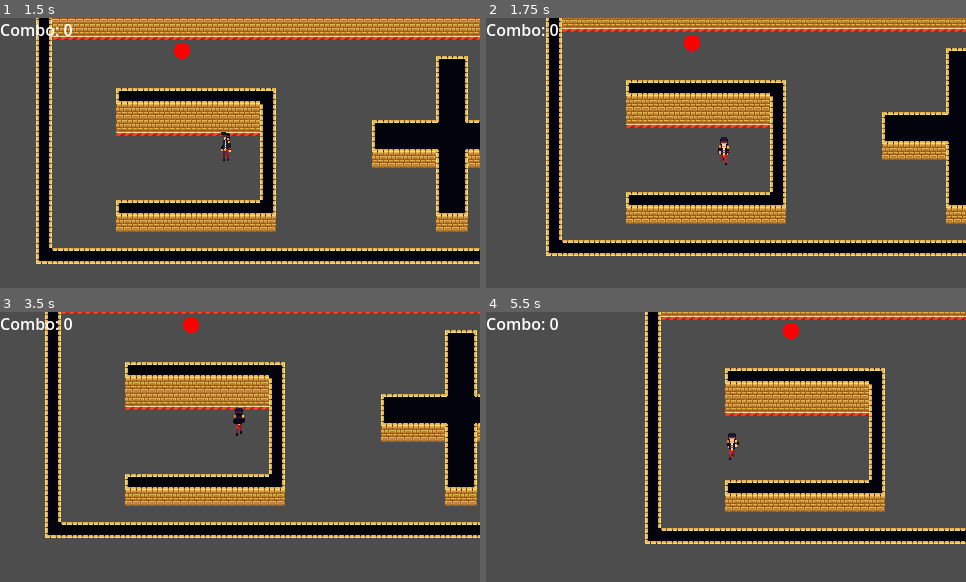
Above: before the commit, frames 1-4 (two rows, left to right).
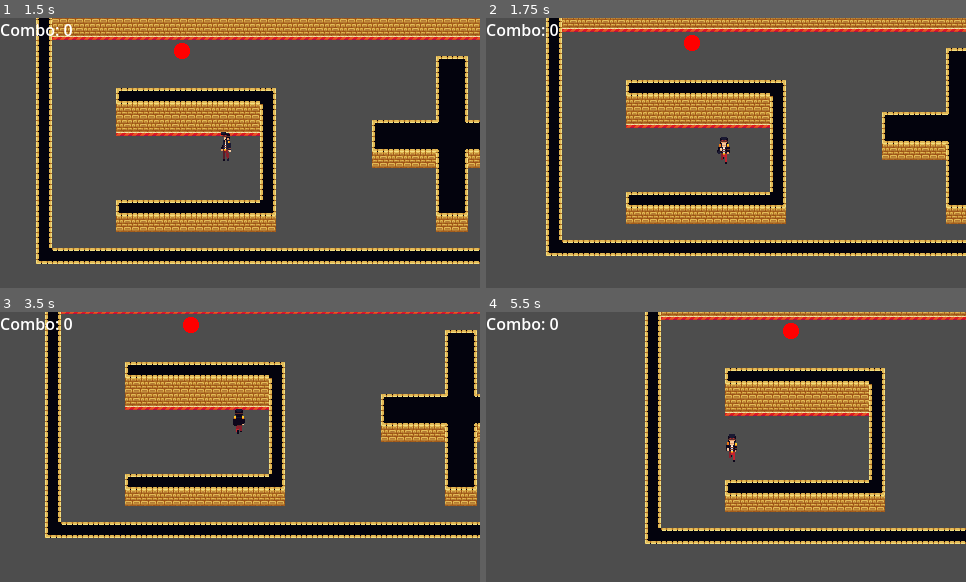
Above: after the commit, the same moments.

Repository: Kapcpa/gmtk-gamejam-2026
Game: Godot game, scene res://scenes/level0.tscn
Same seed, same stepped clock (60 frames per second), same inputs: the game is played once before the commit and once after it.
Inputs (mouse positions are in pixels of both pictures, inside the frame that each line leads up to):
- Up to frame 1 (1.5 s): tap Enter at 0.5 s; move the mouse to (345, 139) at 0.52 s; hold D (right) 0.53-1.28 s; tap Space (dash) at 0.6 s; move the mouse to (144, 166) at 1.27 s; hold S (down) from 1.28 s (still down); click (144, 166) at 1.35 s
- Up to frame 2 (1.75 s): keep holding S (down); tap Space (dash) at 1.55 s
- Up to frame 3 (3.5 s): move the mouse to (288, 387) at 2.02 s; release S (down) at 2.03 s; hold D (right) 2.03-2.78 s; tap Space (dash) at 2.1, 3.05 s; move the mouse to (216, 501) at 2.77 s; hold W (up) from 2.78 s (still down); right-click (216, 501) at 2.85 s
- Up to frame 4 (5.5 s): move the mouse to (870, 487) at 3.52 s; release W (up) at 3.53 s; hold A (left) 3.53-5.03 s; tap Space (dash) at 3.6, 4.55, 5.1 s; move the mouse to (582, 406) at 4.27 s; click (582, 406) at 4.35 s; move the mouse to (750, 447) at 5.02 s; hold S (down) from 5.03 s (still down)

Frame 1 is identical in both runs. In frame 2, less than 0.1% of the frame differs, in the area x 48-51%, y 44-55%; in frame 3, less than 0.1%; in frame 4, 0.1%, in the area x 50-53%, y 44-56%.

Commit message:
walk animations

Diff:
--- a/scenes/level0.tscn
+++ b/scenes/level0.tscn
@@ -85,5 +85,5 @@
 health = 3.0
 
 [node name="transition_zone" parent="." unique_id=1123111444 instance=ExtResource("5_x1x1l")]
-position = Vector2(352, -146)
+position = Vector2(352, -117)
 next_scene_path = "uid://cxq6mmq7yxdbb"
--- a/scenes/player.tscn
+++ b/scenes/player.tscn
@@ -9,6 +9,10 @@
 [sub_resource type="CircleShape2D" id="CircleShape2D_87140"]
 radius = 6.0
 
+[sub_resource type="AtlasTexture" id="AtlasTexture_qlg0r"]
+atlas = ExtResource("2_g2els")
+region = Rect2(0, 0, 32, 36)
+
 [sub_resource type="AtlasTexture" id="AtlasTexture_fjrip"]
 atlas = ExtResource("2_dqkch")
 region = Rect2(0, 0, 32, 32)
@@ -45,10 +49,6 @@
 atlas = ExtResource("2_g2els")
 region = Rect2(64, 0, 32, 36)
 
-[sub_resource type="AtlasTexture" id="AtlasTexture_qlg0r"]
-atlas = ExtResource("2_g2els")
-region = Rect2(32, 0, 32, 36)
-
 [sub_resource type="AtlasTexture" id="AtlasTexture_dqkch"]
 atlas = ExtResource("3_qhqgy")
 region = Rect2(0, 0, 32, 32)
@@ -83,7 +83,7 @@
 
 [sub_resource type="AtlasTexture" id="AtlasTexture_tuyoq"]
 atlas = ExtResource("2_g2els")
-region = Rect2(96, 0, 32, 36)
+region = Rect2(128, 0, 32, 36)
 
 [sub_resource type="AtlasTexture" id="AtlasTexture_4ni07"]
 atlas = ExtResource("5_qlg0r")
@@ -121,6 +121,14 @@
 animations = [{
 "frames": [{
 "duration": 1.0,
+"texture": SubResource("AtlasTexture_qlg0r")
+}],
+"loop": 1,
+"name": &"down",
+"speed": 5.0
+}, {
+"frames": [{
+"duration": 1.0,
 "texture": SubResource("AtlasTexture_fjrip")
 }, {
 "duration": 1.0,
@@ -145,7 +153,7 @@
 "texture": SubResource("AtlasTexture_a38lo")
 }],
 "loop": 1,
-"name": &"down",
+"name": &"down_run",
 "speed": 10.0
 }, {
 "frames": [{
@@ -158,51 +166,43 @@
 }, {
 "frames": [{
 "duration": 1.0,
-"texture": SubResource("AtlasTexture_qlg0r")
-}],
-"loop": 1,
-"name": &"side_down",
+"texture": SubResource("AtlasTexture_dqkch")
+}, {
+"duration": 1.0,
+"texture": SubResource("AtlasTexture_smehm")
+}, {
+"duration": 1.0,
+"texture": SubResource("AtlasTexture_ur7pv")
+}, {
+"duration": 1.0,
+"texture": SubResource("AtlasTexture_y4r1p")
+}, {
+"duration": 1.0,
+"texture": SubResource("AtlasTexture_d2wvv")
+}, {
+"duration": 1.0,
+"texture": SubResource("AtlasTexture_3v2ag")
+}, {
+"duration": 1.0,
+"texture": SubResource("AtlasTexture_jej6c")
+}, {
+"duration": 1.0,
+"texture": SubResource("AtlasTexture_f1ej7")
+}],
+"loop": 1,
+"name": &"side_run",
+"speed": 10.0
+}, {
+"frames": [{
+"duration": 1.0,
+"texture": SubResource("AtlasTexture_tuyoq")
+}],
+"loop": 1,
+"name": &"up",
 "speed": 5.0
 }, {
 "frames": [{
 "duration": 1.0,
-"texture": SubResource("AtlasTexture_dqkch")
-}, {
-"duration": 1.0,
-"texture": SubResource("AtlasTexture_smehm")
-}, {
-"duration": 1.0,
-"texture": SubResource("AtlasTexture_ur7pv")
-}, {
-"duration": 1.0,
-"texture": SubResource("AtlasTexture_y4r1p")
-}, {
-"duration": 1.0,
-"texture": SubResource("AtlasTexture_d2wvv")
-}, {
-"duration": 1.0,
-"texture": SubResource("AtlasTexture_3v2ag")
-}, {
-"duration": 1.0,
-"texture": SubResource("AtlasTexture_jej6c")
-}, {
-"duration": 1.0,
-"texture": SubResource("AtlasTexture_f1ej7")
-}],
-"loop": 1,
-"name": &"side_run",
-"speed": 10.0
-}, {
-"frames": [{
-"duration": 1.0,
-"texture": SubResource("AtlasTexture_tuyoq")
-}],
-"loop": 1,
-"name": &"side_up",
-"speed": 5.0
-}, {
-"frames": [{
-"duration": 1.0,
 "texture": SubResource("AtlasTexture_4ni07")
 }, {
 "duration": 1.0,
@@ -227,7 +227,7 @@
 "texture": SubResource("AtlasTexture_wqfne")
 }],
 "loop": 1,
-"name": &"up",
+"name": &"up_run",
 "speed": 10.0
 }]
 
@@ -244,7 +244,7 @@
 z_index = 1
 position = Vector2(0, -13)
 sprite_frames = SubResource("SpriteFrames_ib0mu")
-animation = &"up"
+animation = &"up_run"
 
 [node name="melee_hitbox" type="RayCast2D" parent="." unique_id=1625755717]
 target_position = Vector2(0, 32)
--- a/scripts/player.gd
+++ b/scripts/player.gd
@@ -38,7 +38,6 @@
 
 var kunai_target: EnemyCharacter = null
 var validate_raycast: RayCast2D = RayCast2D.new()
-var validate_raycast_debug: Line2D = Line2D.new()
 
 var animation_direction: Vector2 = Vector2.ZERO
 
@@ -46,9 +45,7 @@
 
 func _ready() -> void:
 	validate_raycast.collision_mask = 1
-
 	add_child(validate_raycast)
-	validate_raycast.add_child(validate_raycast_debug)
 
 	GameManager.register_player(self)
 
@@ -83,12 +80,14 @@
 	if not animation_direction:
 		return
 
+
+
 	var direction_map: Dictionary = {
 		Vector2i(0, -1): "up",
 		Vector2i(0, 1): "down",
 		Vector2i(1, 0): "side",
-		Vector2i(1, -1): "side_up",
-		Vector2i(1, 1): "side_down"
+		Vector2i(1, -1): "up",
+		Vector2i(1, 1): "down"
 	}
 
 	if animation_direction.x:
@@ -155,6 +154,7 @@
 		_change_state(State.DASHING)
 
 func _state_dashing(_delta: float) -> void:
+	# change to input based dash
 	collision_layer = 0
 	dash_timer -= _delta
 	var dash_direction = to_local(get_global_mouse_position()).normalized()
@@ -215,18 +215,9 @@
 	validate_raycast.target_position = kunai_target.position - position
 	validate_raycast.force_raycast_update()
 
-	validate_raycast_debug.points = [
-		validate_raycast.position,
-		validate_raycast.target_position
-	]
-
 	if validate_raycast.is_colliding():
-		print("grapple not valid anymore ", validate_raycast.get_collider())
-		_change_state(State.IDLE)
-
-		validate_raycast.position = Vector2.ZERO
+		_change_state(State.IDLE)
 		validate_raycast.target_position = Vector2.ZERO
-		validate_raycast_debug.points = []
 
 		return
 
